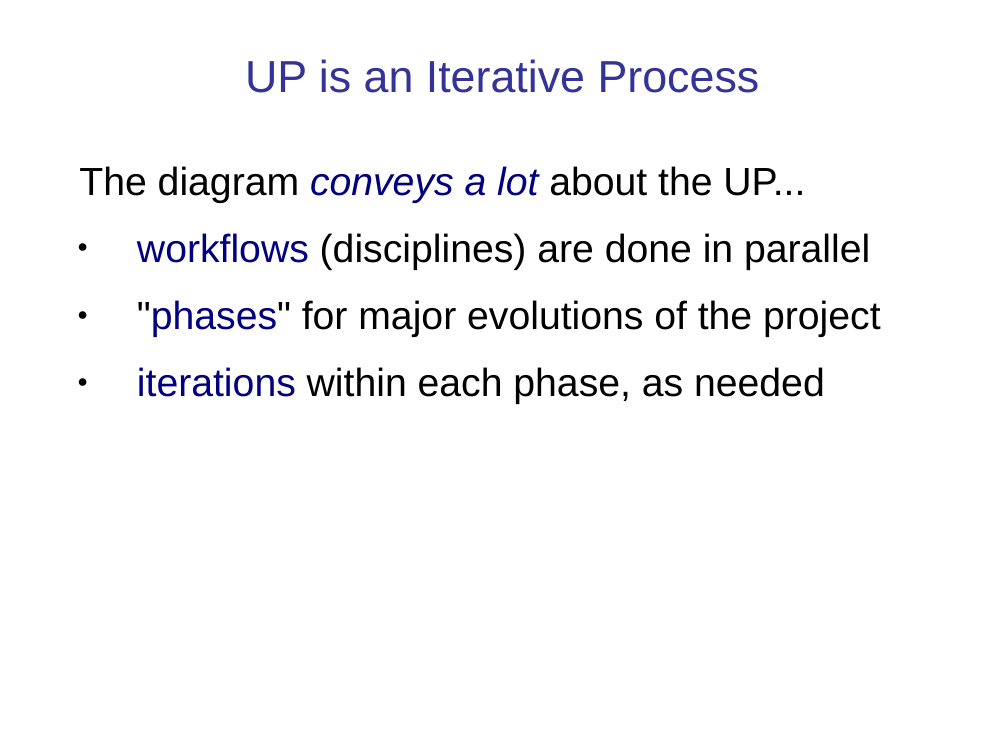
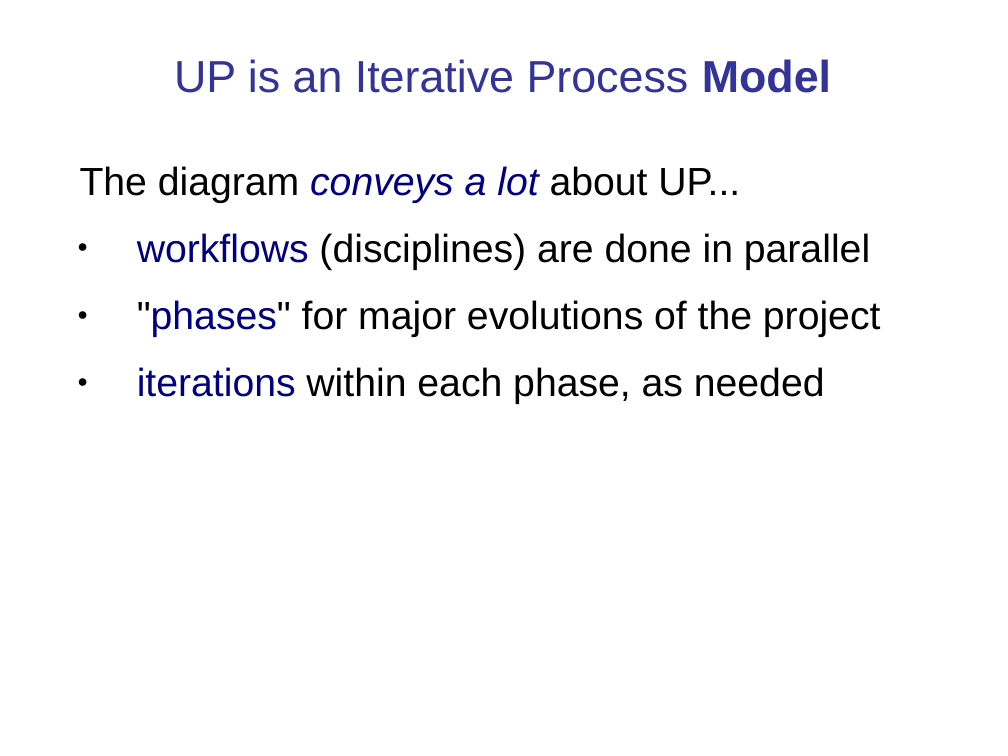
Before and after one commit to cpske/ISP, a slide deck: slide 39 of software-process/Introduction-software-process.ppt (slide 38 before the commit). Drawn at 1008x756 pixels with LibreOffice and Linux fonts; fonts in the diff are those of the drawing. Boxes give left, top, right and bottom in pixels: in the first picture for what was removed or moved away, otherwise in the second. Text is boxed around its words. In the diff, an @@ line names an element or a change of style, - is before the commit and + after.

Commit message:
update software process intro and readings

```diff
--- a/software-process/Introduction-software-process.ppt
+++ b/software-process/Introduction-software-process.ppt
@@ title at <box>174,59,831,93</box>: text changed @@
-UP is an Iterative Process
+UP is an Iterative Process Model
@@ text at <box>80,166,740,203</box>: text changed @@
-The diagram conveys a lot about the UP...
+The diagram conveys a lot about UP...
```
Also in this commit, not shown: 12 other slides changed, 3 slides added, 1 slide removed, 7 other files.
